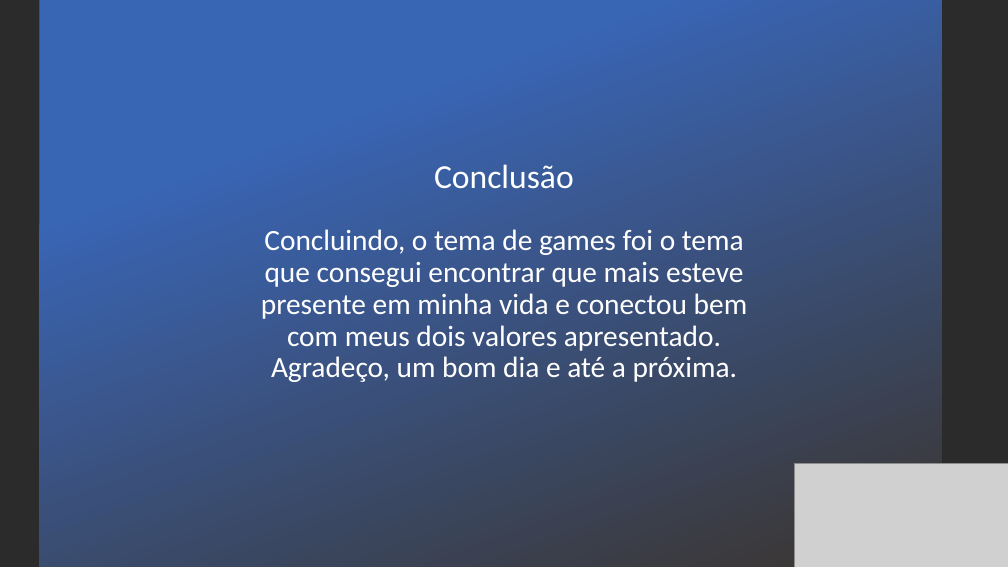
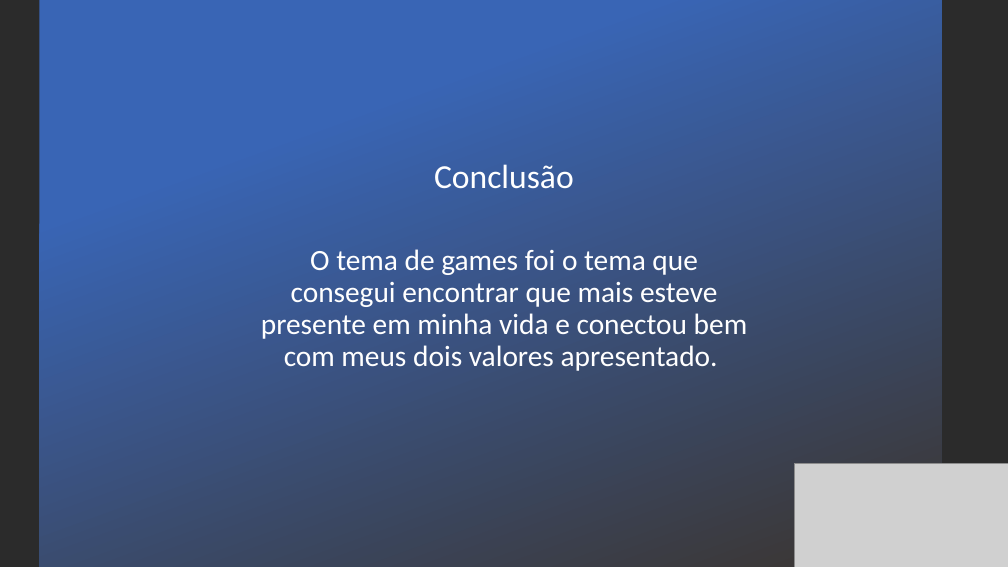
Before and after one commit to MatheusAlencarG/ProjetoIndividual-MatheusAlencar, a slide deck: slide 7 of documentacao/Apresentação Games.pptx. Drawn at 1008x567 pixels with LibreOffice and Linux fonts; fonts in the diff are those of the drawing; grey boxes stand for pictures; background and template pictures are left out; a plain dark background stands for a picture behind light text. Boxes give left, top, right and bottom in pixels: in the first picture for what was removed or moved away, otherwise in the second. Text is boxed around its words. In the diff, an @@ line names an element or a change of style, - is before the commit and + after.

```diff
--- a/documentacao/Apresentação Games.pptx
+++ b/documentacao/Apresentação Games.pptx
@@ text at box(261, 249, 747, 371): text changed @@
-Concluindo, o tema de games foi o tema que consegui encontrar que mais esteve presente em minha vida e conectou bem com meus dois valores apresentado. Agradeço, um bom dia e até a próxima.
+O tema de games foi o tema que consegui encontrar que mais esteve presente em minha vida e conectou bem com meus dois valores apresentado.
```
Also in this commit, not shown: 8 other files.
